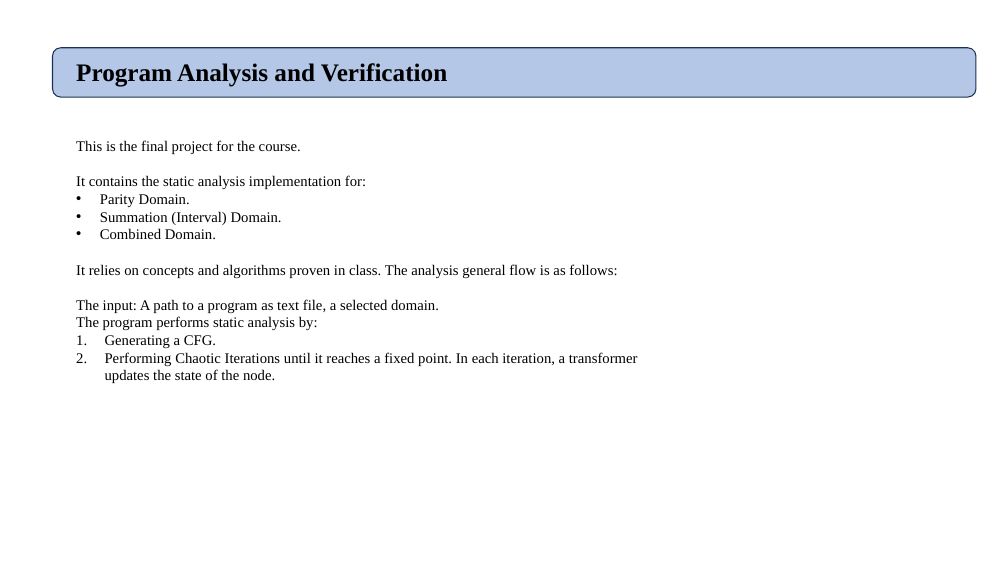
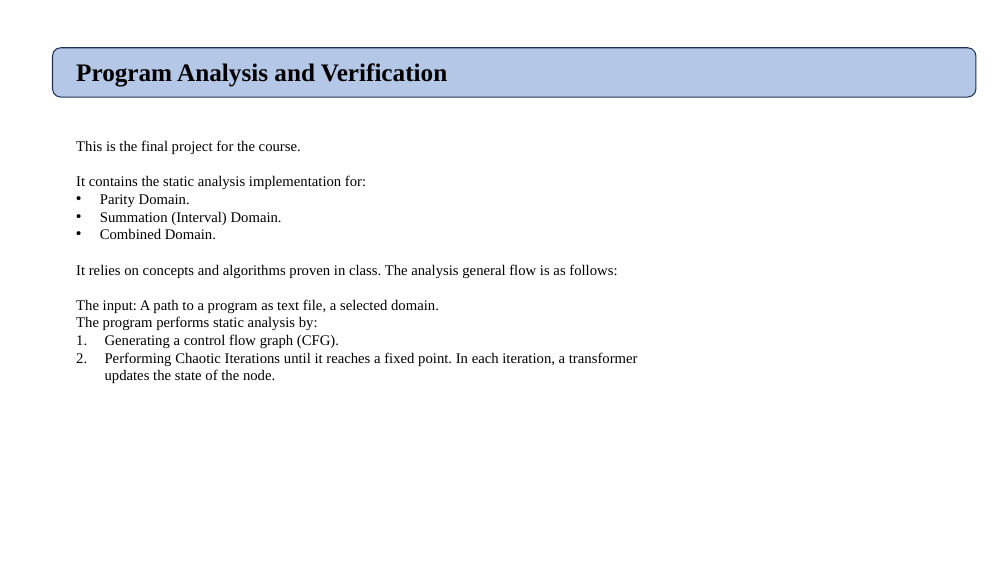
Before and after one commit to shahak2/program-analysis-and-verification, a slide deck: slide 3 of docs/paav architecture.pptx. Drawn at 1008x567 pixels with LibreOffice and Linux fonts; fonts in the diff are those of the drawing. Boxes give left, top, right and bottom in pixels: in the first picture for what was removed or moved away, otherwise in the second. Text is boxed around its words. In the diff, an @@ line names an element or a change of style, - is before the commit and + after.

```diff
--- a/docs/paav architecture.pptx
+++ b/docs/paav architecture.pptx
@@ text at bbox=[105, 334, 339, 348]: text changed @@
-1. Generating a CFG.
+1. Generating a control flow graph (CFG).
```
Also in this commit, not shown: 6 other slides changed, 1 slide added, 2 slides removed, 16 other files.
